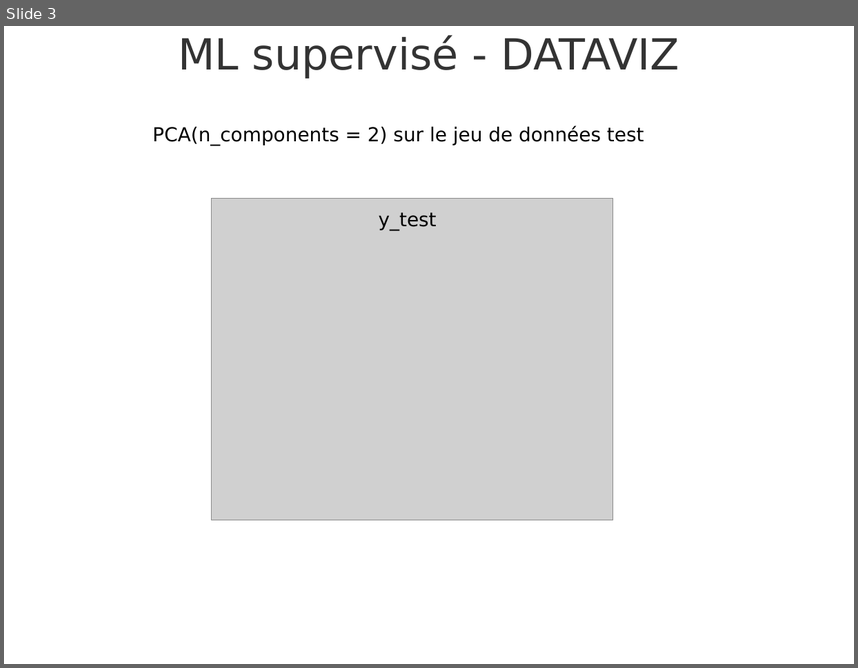
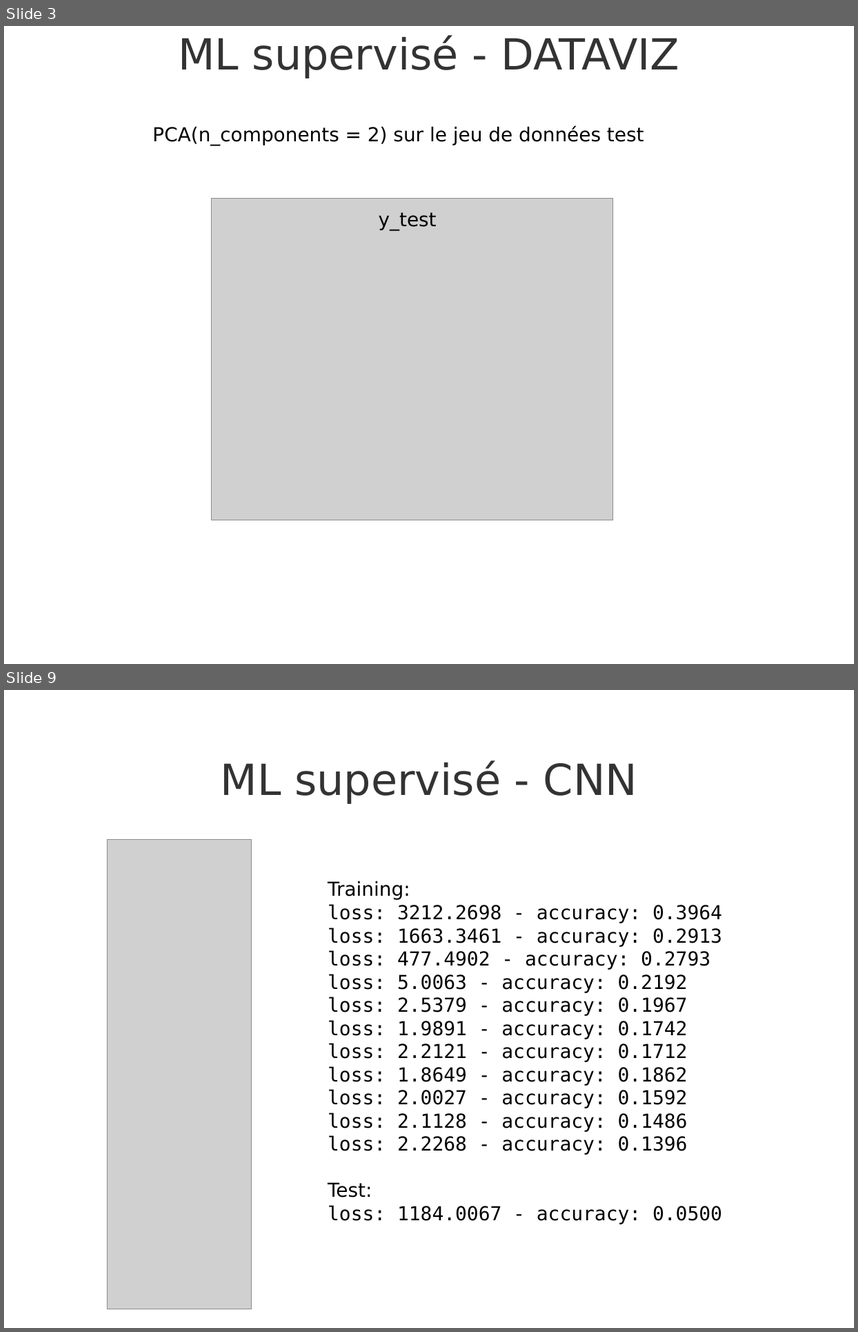
Before and after one commit to rubalravinder/cas_etude_volcano, a slide deck: results_ml_dl.odp. Shown one above the other, each under a label of ours: slide 3 before the commit, slides 3 and 9 after it; the slides between them are not shown. The pictures are 858x668 and 858x1332 pixels, drawn with LibreOffice and Linux fonts; fonts in the diff are those of the drawing; grey boxes stand for pictures; background and template pictures are left out. Boxes give left, top, right and bottom in pixels: in the first picture for what was removed or moved away, otherwise in the second. Text is boxed around its words. In the diff, an @@ line names an element or a change of style, - is before the commit and + after.

```diff
--- a/results_ml_dl.odp
+++ b/results_ml_dl.odp
@@ slide 9 added at (x1=4, y1=690, x2=854, y2=1328), background picture (left out) @@
@@ title added at (x1=221, y1=760, x2=637, y2=804), 40 pt, text #333333 @@
+ML supervisé - CNN
@@ picture added at (x1=107, y1=839, x2=252, y2=1309) @@
@@ text added at (x1=328, y1=880, x2=722, y2=1154), 18 pt, text #000000 @@
+Training:
+loss: 3212.2698 - accuracy: 0.3964
+loss: 1663.3461 - accuracy: 0.2913
+loss: 477.4902 - accuracy: 0.2793
+loss: 5.0063 - accuracy: 0.2192
+loss: 2.5379 - accuracy: 0.1967
+loss: 1.9891 - accuracy: 0.1742
+loss: 2.2121 - accuracy: 0.1712
+loss: 1.8649 - accuracy: 0.1862
+loss: 2.0027 - accuracy: 0.1592
+loss: 2.1128 - accuracy: 0.1486
+loss: 2.2268 - accuracy: 0.1396
+Test:
+loss: 1184.0067 - accuracy: 0.0500
```
Also in this commit, not shown: 8 slides changed, 5 other slides added.
